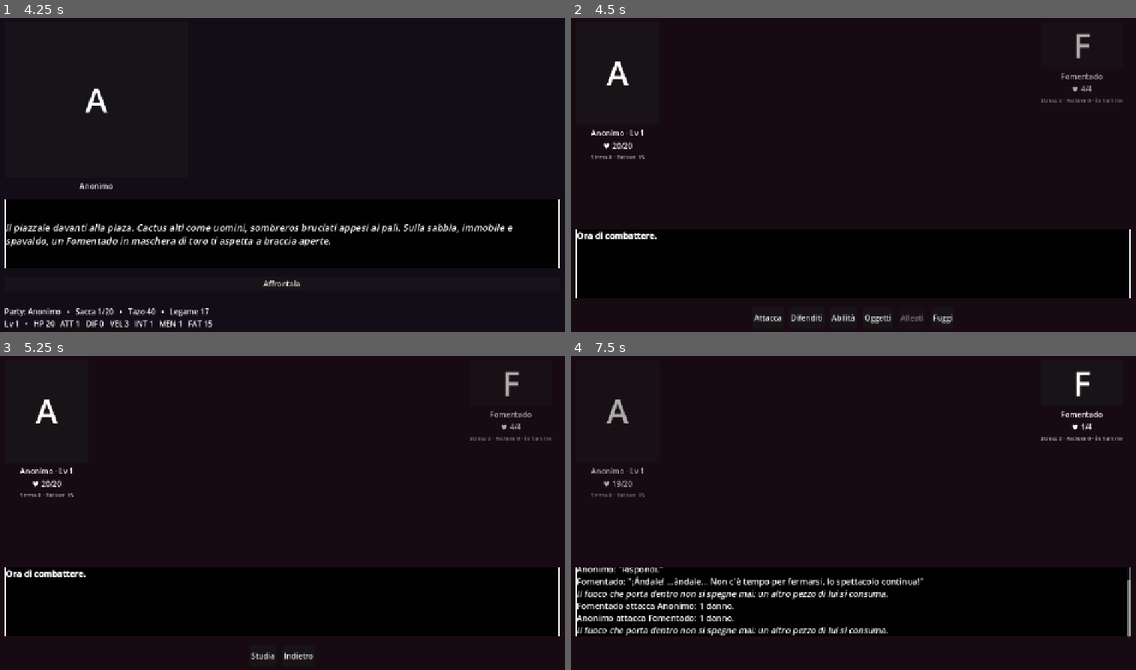
Above: before the commit, frames 1-4 (two rows, left to right).
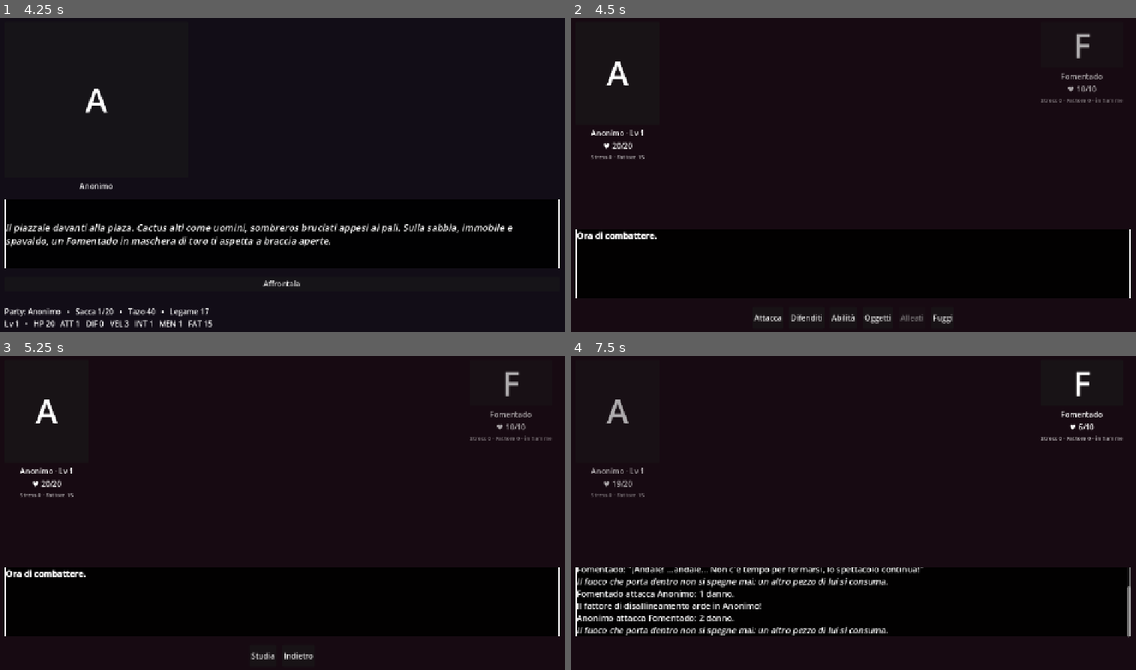
Above: after the commit, the same moments.

Repository: Rio-Chico-Devs/Carnivalz
Game: Godot game, scene res://scenes/Main.tscn
The game is run twice, just before and just after one commit, with the same random seed, the same clock (stepped at 60 frames per second) and the same inputs. This scene is started directly instead of the project's main scene.
Inputs (mouse positions are in pixels of both pictures, inside the frame that each line leads up to):
- Up to frame 1 (4.25 s): click "Taglia per le dune" at 0.5 s; click "Fruga tra i resti" at 1.25 s; click "▸ Continua" at 2 s; click "▸ Continua" at 2.75 s; click "Seguile: che contino pure" at 3.5 s
- Up to frame 2 (4.5 s): click "Affrontala" at 4.25 s
- Up to frame 3 (5.25 s): click "Abilità" at 5 s
- Up to frame 4 (7.5 s): click "Studia" at 5.75 s; tap Enter at 6.5 s; move the mouse to (983, 497) at 6.52 s; click (983, 497) at 6.67 s; click "Attacca" at 7.25 s

Frame 1 is identical in both runs. In frame 2, less than 0.1% of the frame differs, in the area x 87-94%, y 21-24%; in frame 3, less than 0.1%; in frame 4, 3.1%, in the area x 1-100%, y 21-85%.

Commit message:
Ondate senza respiro, Jongo Dongo in due fasi, rebalance degli hp
- Gli hp restano tra uno scontro e il successivo (hp_persistenti) e si
  recuperano solo mettendo piede in una stanza senza agguati: le ondate
  di Meridia diventano uno scontro incessante invece di resettarsi.
  Un nodo puo' chiedere "mantieni_hp" per non far recuperare nemmeno li'.
- Jongo Dongo: 120 hp, evoca 3 ghoul a meta' vita (nuovo mossa_soglia_hp),
  e ha il bastone dalla pietra marcia che infligge decomposizione - ma
  solo se Yara non si e' fatta esplodere addosso a lui (nuovi campi
  richiede_flag/richiede_non_flag e "stato" sulle mosse). Battuto, si
  rialza: seconda fase con jongo_dongo_risorto, 120 hp e solo attacchi
  normali, che riprende con gli hp lasciati dalla prima.
- Rebalance generale degli hp nemici (ghoul 15, teschi 9, sacerdote 36,
  verme del ponte 55, titano 90, ecc). Yara passa da 9 a 16 hp.
- Il sacrificio non parte se non ci sono ghoul da sacrificare.
- I nemici non possono piu' uccidere il party con uno Slaughter.
- Studiando la manifestazione dopo che la pietra ha respinto il sonno:
  "La creatura sembra confusa e in preda alla rabbia."
- Chiedere a Yara di unirsi non rilancia piu' tutto il suo monologo.
- Mappa di Jondoh completata: stanze iniziali (varco, corridoio, fossa,
  sala del raccolto, sala del lamento) e collegamento verso il ponte.
- All'altare, dopo l'Immortale, non c'e' piu' la scelta "leggi l'elenco":
  c'e' una scena, monologo da solo o dialogo con Yara se e' con te.
- Casa Gigante, Teatro e il Carnivalz centrale ora richiedono di aver
  battuto Jongo Dongo oltre ad aver visitato Industriale e Meridia.

Co-Authored-By: Claude Sonnet 5 <noreply@anthropic.com>
Claude-Session: https://claude.ai/code/session_01AE7uzpDH1Lo1PHb29aXJxZ

Diff:
--- a/data/classes.json
+++ b/data/classes.json
@@ -141,7 +141,7 @@
 			"id": "sopravvissuta",
 			"nome": "Yara",
 			"classe": "Alleata temporanea",
-			"hp": 9,
+			"hp": 16,
 			"attacco": 2,
 			"difesa": 1,
 			"velocita": 3,
--- a/data/mappa.json
+++ b/data/mappa.json
@@ -19,7 +19,7 @@
 			"pos": [400, 300],
 			"attivo": true,
 			"richiede_flag": "tutorial_completato",
-			"pianeta_richiede_flags": ["industriale_esplorato", "meridia_esplorata", "quest_teatro", "casa_ricordo_sconfitto"],
+			"pianeta_richiede_flags": ["industriale_esplorato", "meridia_esplorata", "quest_ossidiana"],
 			"file_eventi": "res://data/events.json",
 			"musica": "res://audio/musica/vuoto_jerah.ogg",
 			"musica_campagna": "res://audio/musica/campagna_jerah.ogg",
@@ -36,7 +36,7 @@
 					"nome": "Il Teatro del Passato",
 					"pos": [660, 150],
 					"nascosto": true,
-					"richiede_flags": ["industriale_esplorato", "meridia_esplorata"],
+					"richiede_flags": ["industriale_esplorato", "meridia_esplorata", "quest_ossidiana"],
 					"musica": "res://audio/musica/frattura_teatro.ogg",
 					"file_eventi": "res://data/vuoti/teatro_del_passato.json"
 				},
@@ -45,7 +45,7 @@
 					"nome": "La Casa Gigante",
 					"pos": [900, 400],
 					"nascosto": true,
-					"richiede_flags": ["industriale_esplorato", "meridia_esplorata"],
+					"richiede_flags": ["industriale_esplorato", "meridia_esplorata", "quest_ossidiana"],
 					"musica": "res://audio/musica/frattura_casa.ogg",
 					"file_eventi": "res://data/vuoti/casa_gigante.json"
 				},
--- a/data/personaggi.json
+++ b/data/personaggi.json
@@ -3,7 +3,7 @@
 		{
 			"id": "maschera_vuota",
 			"nome": "Fomentado",
-			"hp": 4,
+			"hp": 10,
 			"attacco": 1,
 			"difesa": 0,
 			"velocita": 2,
@@ -28,7 +28,7 @@
 			"id": "giocoliere",
 			"nome": "El Muy Bonito",
 			"categoria": "particolare",
-			"hp": 7,
+			"hp": 18,
 			"attacco": 2,
 			"difesa": 0,
 			"velocita": 5,
@@ -54,7 +54,7 @@
 		{
 			"id": "comparsa_di_ruggine",
 			"nome": "Oppresso",
-			"hp": 5,
+			"hp": 12,
 			"attacco": 2,
 			"difesa": 1,
 			"velocita": 2,
@@ -75,7 +75,7 @@
 		{
 			"id": "voce_registrata",
 			"nome": "Capocantiere",
-			"hp": 4,
+			"hp": 10,
 			"attacco": 2,
 			"difesa": 0,
 			"velocita": 4,
@@ -95,7 +95,7 @@
 		{
 			"id": "operaio_posseduto",
 			"nome": "Emblema dell'oppressione",
-			"hp": 6,
+			"hp": 14,
 			"attacco": 2,
 			"difesa": 1,
 			"velocita": 3,
@@ -117,7 +117,7 @@
 			"id": "ferraglia_urlante",
 			"nome": "Ferraglia Urlante",
 			"categoria": "particolare",
-			"hp": 8,
+			"hp": 20,
 			"attacco": 2,
 			"difesa": 2,
 			"velocita": 1,
@@ -139,7 +139,7 @@
 			"id": "divoratore",
 			"nome": "Il Divoratore",
 			"categoria": "particolare",
-			"hp": 12,
+			"hp": 30,
 			"attacco": 3,
 			"difesa": 2,
 			"velocita": 2,
@@ -166,7 +166,7 @@
 		{
 			"id": "ghoul",
 			"nome": "Ghoul",
-			"hp": 4,
+			"hp": 15,
 			"attacco": 2,
 			"difesa": 0,
 			"velocita": 3,
@@ -185,7 +185,7 @@
 		{
 			"id": "teschio_errante",
 			"nome": "Teschio Errante",
-			"hp": 3,
+			"hp": 9,
 			"attacco": 2,
 			"difesa": 0,
 			"velocita": 5,
@@ -202,7 +202,7 @@
 			"id": "abominio_marcio",
 			"nome": "Abominio Marcio",
 			"categoria": "particolare",
-			"hp": 10,
+			"hp": 40,
 			"attacco": 3,
 			"difesa": 2,
 			"velocita": 2,
@@ -221,7 +221,7 @@
 		{
 			"id": "madre_in_lacrime",
 			"nome": "Madre in Lacrime",
-			"hp": 5,
+			"hp": 15,
 			"attacco": 2,
 			"difesa": 1,
 			"velocita": 2,
@@ -240,7 +240,7 @@
 		{
 			"id": "stigma",
 			"nome": "Stigma",
-			"hp": 4,
+			"hp": 14,
 			"attacco": 3,
 			"difesa": 0,
 			"velocita": 4,
@@ -259,7 +259,7 @@
 		{
 			"id": "diabolo",
 			"nome": "Diabolo",
-			"hp": 4,
+			"hp": 13,
 			"attacco": 2,
 			"difesa": 1,
 			"velocita": 4,
@@ -278,7 +278,7 @@
 		{
 			"id": "sadico",
 			"nome": "Sadico",
-			"hp": 5,
+			"hp": 16,
 			"attacco": 3,
 			"difesa": 0,
 			"velocita": 3,
@@ -297,7 +297,7 @@
 		{
 			"id": "jongo_dongo",
 			"nome": "Jongo Dongo",
-			"hp": 22,
+			"hp": 120,
 			"attacco": 3,
 			"difesa": 1,
 			"velocita": 3,
@@ -322,6 +322,13 @@
 				"testo_inizio": "Jongo Dongo vacilla: il legame che tiene unita la squadra gli è insopportabile. Qualcosa, in lui, cede all'invidia.",
 				"testo_turno_inerte": "Jongo Dongo si volta, distratto dalla propria rabbia: per un istante non vede nessuno di voi."
 			},
+			"mossa_soglia_hp": {
+				"frazione_hp": 0.5,
+				"tipo": "evoca",
+				"valore": "ghoul",
+				"quantita": 3,
+				"testo": "Jongo Dongo batte tre volte il palmo marcio sull'ossidiana: la terra gli restituisce tre ghoul insieme."
+			},
 			"mosse": [
 				{
 					"id": "colpo_marcio",
@@ -331,6 +338,15 @@
 					"telegrafata": true,
 					"testo_annuncio": "Jongo Dongo solleva l'artiglio marcio, immobile: sta per colpire con tutto il suo peso.",
 					"testo": "Jongo Dongo affonda l'artiglio marcio con tutto il suo peso."
+				},
+				{
+					"id": "bastone_di_pietra_marcia",
+					"tipo": "attacco_forte",
+					"valore": 3,
+					"peso": 2,
+					"stato": "decomposizione",
+					"richiede_non_flag": "oss_yara_esplosa",
+					"testo": "Jongo Dongo cala il bastone dalla pietra marcia: dove tocca, la carne comincia a cedere."
 				},
 				{
 					"id": "grido_del_raccolto",
@@ -363,9 +379,30 @@
 			]
 		},
 		{
+			"id": "jongo_dongo_risorto",
+			"nome": "Jongo Dongo",
+			"hp": 120,
+			"attacco": 4,
+			"difesa": 1,
+			"velocita": 2,
+			"fattore_base": 20,
+			"xp": 80,
+			"tazo": 80,
+			"peso_attacco_normale": 1,
+			"ritratto": "res://art/personaggi/jongo_dongo.png",
+			"descrizione": "Ormai non rimane altro di lui che un corpo marcito che si muove solo grazie a una volontà misteriosa.",
+			"carta": { "id": "carta_jongo_dongo", "nome": "Jongo Dongo", "rarita": "epica", "testo": "\"Un piccolo sacrificio per un grande risultato.\" Lo pensava anche l'ultima volta." },
+			"fonte": true,
+			"convincibile": false,
+			"studio": [
+				{ "osservazione": "Qualcosa sembra risiedere dentro di lui... ah giusto." }
+			],
+			"testo_studio_esaurito": "Qualcosa sembra risiedere dentro di lui... ah giusto."
+		},
+		{
 			"id": "l_immortale",
 			"nome": "???",
-			"hp": 6,
+			"hp": 12,
 			"attacco": 1,
 			"difesa": 0,
 			"velocita": 2,
@@ -384,7 +421,7 @@
 		{
 			"id": "sacerdote_folle",
 			"nome": "Sacerdote Folle",
-			"hp": 12,
+			"hp": 36,
 			"attacco": 3,
 			"difesa": 1,
 			"velocita": 2,
@@ -410,7 +447,7 @@
 		{
 			"id": "divoratore_di_carcasse",
 			"nome": "Divoratore di Carcasse",
-			"hp": 14,
+			"hp": 55,
 			"attacco": 3,
 			"difesa": 1,
 			"velocita": 2,
@@ -437,7 +474,7 @@
 		{
 			"id": "zombie_mostruoso",
 			"nome": "Zombie Mostruoso",
-			"hp": 9,
+			"hp": 22,
 			"attacco": 2,
 			"difesa": 0,
 			"velocita": 1,
@@ -458,7 +495,7 @@
 			"id": "orrore_di_meridia",
 			"nome": "Orrore di Meridia",
 			"categoria": "particolare",
-			"hp": 14,
+			"hp": 34,
 			"attacco": 3,
 			"difesa": 1,
 			"velocita": 2,
@@ -483,7 +520,7 @@
 			"id": "titano_zombie",
 			"nome": "Titano Zombie",
 			"categoria": "particolare",
-			"hp": 40,
+			"hp": 90,
 			"attacco": 4,
 			"difesa": 1,
 			"velocita": 1,
@@ -515,7 +552,7 @@
 		{
 			"id": "zombie_cittadino",
 			"nome": "Zombie Cittadino",
-			"hp": 3,
+			"hp": 8,
 			"attacco": 1,
 			"difesa": 0,
 			"velocita": 1,
@@ -531,7 +568,7 @@
 		{
 			"id": "infetto_rapido",
 			"nome": "Infetto Rapido",
-			"hp": 3,
+			"hp": 7,
 			"attacco": 2,
 			"difesa": 0,
 			"velocita": 5,
@@ -589,7 +626,7 @@
 			"id": "tenero_ricordo",
 			"nome": "Un tenero ricordo",
 			"nome_breve": "la bambola",
-			"hp": 66,
+			"hp": 90,
 			"attacco": 1,
 			"difesa": 0,
 			"velocita": 2,
@@ -751,7 +788,7 @@
 		{
 			"id": "goblin_tipico",
 			"nome": "Goblin Tipico",
-			"hp": 3,
+			"hp": 6,
 			"attacco": 1,
 			"difesa": 0,
 			"velocita": 2,
@@ -770,7 +807,7 @@
 		{
 			"id": "slime_infimo",
 			"nome": "Slime Infimo",
-			"hp": 5,
+			"hp": 8,
 			"attacco": 1,
 			"difesa": 0,
 			"velocita": 1,
@@ -849,7 +886,8 @@
 				"xp_vittoria_alternativa": 40,
 				"oggetto_vittoria_alternativa": "ricordo_del_passato",
 				"prima_fuga_fallisce": true,
-				"testo_fuga_fallita": "La creatura sembra triste... non vuole lasciarti."
+				"testo_fuga_fallita": "La creatura sembra triste... non vuole lasciarti.",
+				"testo_studio_dopo_scudo": "La creatura sembra confusa e in preda alla rabbia."
 			},
 			"studio": [
 				{ "domanda": "Cosa sei... Non ho mai visto qualcosa di simile...", "risposta": "Lasciati andare... Dormi..." },
@@ -861,7 +899,7 @@
 			"id": "goblin_arrabbiato",
 			"nome": "Un goblin terribilmente arrabbiato",
 			"nome_breve": "Goblin Arrabbiato",
-			"hp": 15,
+			"hp": 30,
 			"attacco": 3,
 			"difesa": 0,
 			"velocita": 3,
--- a/data/vuoti/rocca_ossidiana.json
+++ b/data/vuoti/rocca_ossidiana.json
@@ -4,6 +4,11 @@
 		"sfondo": "res://art/mappe_zona/jondoh.png",
 		"flag_completamento": "quest_ossidiana",
 		"stanze": [
+			{ "id": "varco", "nome": "Il varco", "pos": [400, 700] },
+			{ "id": "corridoio_ossidiana", "nome": "Corridoio di ossidiana", "pos": [400, 620] },
+			{ "id": "fossa_oscura", "nome": "La fossa oscura", "pos": [200, 620] },
+			{ "id": "sala_del_raccolto", "nome": "Sala del raccolto", "pos": [600, 620] },
+			{ "id": "sala_del_lamento", "nome": "Sala del lamento", "pos": [600, 540] },
 			{ "id": "cunicolo_1", "nome": "Bivio dei cunicoli", "pos": [400, 320] },
 			{ "id": "cunicolo_2", "nome": "Cunicolo di sinistra", "pos": [220, 220] },
 			{ "id": "piazza_sotterranea", "nome": "Piazza sotterranea", "pos": [100, 120] },
@@ -12,6 +17,13 @@
 			{ "id": "ponte_approccio", "nome": "Il grande ponte marcio", "pos": [400, 460] }
 		],
 		"connessioni": [
+			["varco", "corridoio_ossidiana"],
+			["corridoio_ossidiana", "fossa_oscura"],
+			["corridoio_ossidiana", "sala_del_raccolto"],
+			["sala_del_raccolto", "sala_del_lamento"],
+			["sala_del_lamento", "cunicolo_1"],
+			["sala_del_lamento", "ponte_approccio"],
+			["cunicolo_1", "ponte_approccio"],
 			["cunicolo_1", "cunicolo_2"],
 			["cunicolo_1", "cunicolo_3"],
 			["cunicolo_2", "piazza_sotterranea"],
@@ -144,9 +156,20 @@
 			],
 			"centro": "sopravvissuta",
 			"scelte": [
-				{ "testo": "Chiedile di unirsi a te", "richiede_non_flag": "oss_compagna_reclutata", "recluta_temporaneo": "sopravvissuta", "livello_alleato": 5, "una_tantum": "oss_compagna_reclutata", "vai": "piazza_sotterranea" },
+				{ "testo": "Chiedile di unirsi a te", "richiede_non_flag": "oss_compagna_reclutata", "recluta_temporaneo": "sopravvissuta", "livello_alleato": 5, "una_tantum": "oss_compagna_reclutata", "vai": "yara_si_unisce" },
 				{ "testo": "Torna al cunicolo", "vai": "cunicolo_2" },
 				{ "testo": "Torna alla mappa", "torna_a_mappa": true }
+			]
+		},
+		"yara_si_unisce": {
+			"sequenza": [
+				{ "tipo": "dialogo", "chi": "sopravvissuta", "testo": "Va bene. Non perché mi fidi di te: perché da sola non ci sono mai arrivata." },
+				{ "tipo": "dialogo", "chi": "sopravvissuta", "testo": "Vado avanti io quando serve. Tu bada a non morire." }
+			],
+			"centro": "sopravvissuta",
+			"scelte": [
+				{ "testo": "Torna al cunicolo", "vai": "cunicolo_2" },
+				{ "testo": "Apri la mappa", "torna_a_mappa": true }
 			]
 		},
 		"cargo_abbandonato": {
@@ -277,13 +300,43 @@
 			"testo": "Si narra di esseri nati dal bitume più nero, che vivono negli incubi delle persone.\n\nEsseri abietti che  …(315 unchanged characters)…
 			"flag": "oss_cripta_superata",
 			"scelte": [
-				{ "testo": "Leggi l'elenco dei sacrificati", "vai": "altare_dei_sacrifici", "una_tantum": "oss_elenco", "oggetto": "elenco_dei_sacrificati" },
+				{ "testo": "Continua", "richiede_flag": "oss_compagna_reclutata", "vai": "altare_con_yara", "una_tantum": "oss_elenco", "oggetto": "elenco_dei_sacrificati" },
+				{ "testo": "Continua", "richiede_non_flag": "oss_compagna_reclutata", "vai": "altare_da_solo", "una_tantum": "oss_elenco", "oggetto": "elenco_dei_sacrificati" },
+				{ "testo": "Scendi verso il trono", "richiede_flag": "oss_elenco", "vai": "altare_gia_visto" }
+			]
+		},
+		"altare_gia_visto": {
+			"testo": "L'altare è come l'hai lasciato: candele consumate, l'elenco chiuso, la scalinata che scende verso la luce rossastra.",
+			"scelte": [
 				{ "testo": "Scendi verso il trono", "richiede_flag": "oss_compagna_reclutata", "vai": "trono_marcio_con_compagna" },
 				{ "testo": "Scendi verso il trono", "richiede_non_flag": "oss_compagna_reclutata", "vai": "trono_marcio_senza_compagna" },
 				{ "testo": "Torna alla cripta", "richiede_flag": "oss_compagna_reclutata", "vai": "cripta_con_compagna" },
 				{ "testo": "Torna alla cripta", "richiede_non_flag": "oss_compagna_reclutata", "vai": "cripta_senza_compagna" }
 			]
 		},
+		"altare_da_solo": {
+			"sequenza": [
+				{ "tipo": "dialogo", "chi": "anonimo", "testo": "Quella creatura non era pericolosa... eppure sembrava impossibile infliggergli del danno vero... anche se... sembrava comunque soffrire..." }
+			],
+			"espr_sinistra": "pensiero",
+			"scelte": [
+				{ "testo": "Scendi verso il trono", "vai": "trono_marcio_senza_compagna" },
+				{ "testo": "Torna alla cripta", "vai": "cripta_senza_compagna" }
+			]
+		},
+		"altare_con_yara": {
+			"sequenza": [
+				{ "tipo": "dialogo", "chi": "sopravvissuta", "testo": "Povera creatura... Cosa pensi sia successo a quella cosa?" },
+				{ "tipo": "dialogo", "chi": "anonimo", "testo": "Questo posto... è qualcosa che non dovrebbe esistere... Non ho risposte alla tua domanda..." },
+				{ "tipo": "dialogo", "chi": "sopravvissuta", "testo": "Non perdonerò mai chi ha causato tutto questo." },
+				{ "tipo": "dialogo", "chi": "anonimo", "testo": "..." }
+			],
+			"centro": "sopravvissuta",
+			"scelte": [
+				{ "testo": "Scendi verso il trono", "vai": "trono_marcio_con_compagna" },
+				{ "testo": "Torna alla cripta", "vai": "cripta_con_compagna" }
+			]
+		},
 		"trono_marcio_senza_compagna": {
 			"sequenza": [
 				{ "tipo": "dialogo", "chi": "anonimo", "testo": "Sei tu il responsabile di tutto questo?" },
@@ -292,7 +345,7 @@
 			"centro": "jongo_dongo",
 			"espr_centro": "decisa",
 			"scelte": [
-				{ "testo": "Affrontalo", "combatti": ["jongo_dongo"], "se_vinci": "vittoria", "se_perdi": "sconfitta_boss" }
+				{ "testo": "Affrontalo", "combatti": ["jongo_dongo"], "se_vinci": "jongo_prima_caduta", "se_perdi": "sconfitta_boss" }
 			]
 		},
 		"trono_marcio_con_compagna": {
@@ -309,9 +362,22 @@
 			"centro": "jongo_dongo",
 			"espr_centro": "decisa",
 			"congeda": "sopravvissuta",
-			"scelte": [
-				{ "testo": "Affrontalo", "combatti": ["jongo_dongo"], "se_vinci": "vittoria", "se_perdi": "sconfitta_boss" }
-			]
+			"flag": "oss_yara_esplosa",
+			"scelte": [
+				{ "testo": "Affrontalo", "combatti": ["jongo_dongo"], "se_vinci": "jongo_prima_caduta", "se_perdi": "sconfitta_boss" }
+			]
+		},
+		"jongo_prima_caduta": {
+			"sequenza": [
+				{ "tipo": "dialogo", "chi": "anonimo", "testo": "Finalmente questa storia ha una fine." },
+				{ "tipo": "dialogo", "chi": "anonimo", "testo": "... Come mai non percepisco alcun cambiamento?" },
+				{ "tipo": "narrazione", "testo": "Jongo Dongo si rialza." },
+				{ "tipo": "dialogo", "chi": "jongo_dongo", "testo": "..." },
+				{ "tipo": "dialogo", "chi": "anonimo", "testo": "... Come fa ad essere ancora in piedi?!" }
+			],
+			"centro": "jongo_dongo",
+			"mantieni_hp": true,
+			"combattimento_automatico": { "nemici": ["jongo_dongo_risorto"], "se_vinci": "vittoria", "se_perdi": "sconfitta_boss" }
 		},
 		"vittoria": {
 			"testo": "Jongo Dongo cade in ginocchio, poi si sfalda: la maledizione che lo teneva in piedi si scioglie insieme a  …(262 unchanged characters)…
--- a/scripts/Combattimento.gd
+++ b/scripts/Combattimento.gd
@@ -171,6 +171,10 @@
 	var e_protagonista := giocatore and id_personaggio == GameState.id_protagonista
 	var hp_max := int(GameState.stat_di("hp")) if e_protagonista \
 			else int(dati.get("hp", GameState.regole.get("hp_base", 5)))
+	var hp_iniziali := hp_max
+	if giocatore and GameState.hp_persistenti.has(id_personaggio):
+		# scontri incatenati: si riprende con i punti vita lasciati dal precedente
+		hp_iniziali = clampi(int(GameState.hp_persistenti[id_personaggio]), 1, hp_max)
 	var scheda := VBoxContainer.new()
 	var ritratto := SCENA_RITRATTO.instantiate()
 	scheda.add_child(ritratto)
@@ -212,7 +216,7 @@
 		"indice": combattenti.size(),
 		"id": id_personaggio,
 		"nome": dati.get("nome_breve", dati.get("nome", id_personaggio)),
-		"hp": hp_max,
+		"hp": hp_iniziali,
 		"hp_max": hp_max,
 		"attacco": GameState.stat_di("attacco") if e_protagonista else int(dati.get("attacco", 1)),
 		"difesa": GameState.stat_di("difesa") if e_protagonista else int(dati.get("difesa", 0)),
@@ -236,6 +240,7 @@
 		"difesa_accumulo": 0.0,
 		"mossa_in_carica": {},
 		"crisi_turni_rimasti": 0,
+		"soglia_gia_scattata": false,
 		"ultimo_danno_subito": 0,
 		"colpi_incassati": 0,
 		"gamba_rotta_turni": 0,
@@ -543,8 +548,13 @@
 	if scambi.is_empty():
 		scrivi("[i]%s non sembra rispondere ad alcun quesito.[/i]" % bersaglio.nome)
 	elif dati.has("testo_studio_esaurito") and int(bersaglio.volte_studiato) > scambi.size():
-		# il pool di scambi e' finito: non si ricomincia da capo all'infinito
-		scrivi("[i]%s[/i]" % String(dati["testo_studio_esaurito"]))
+		# il pool di scambi e' finito: non si ricomincia da capo all'infinito.
+		# Se pero' il suo colpo fatale e' gia' stato respinto, non e' piu' lei a
+		# confondere te: sei tu a vedere lei per quello che e' diventata
+		var testo_esaurito := String(dati["testo_studio_esaurito"])
+		if incontro_tentativi_morfeo > 0 and dati.get("incontro_scriptato", {}).has("testo_studio_dopo_scudo"):
+			testo_esaurito = String(dati["incontro_scriptato"]["testo_studio_dopo_scudo"])
+		scrivi("[i]%s[/i]" % testo_esaurito)
 	else:
 		var scambio: Dictionary = scambi[indice_studio % scambi.size()]
 		indice_studio += 1
@@ -783,6 +793,17 @@
 		in_corso = false
 		return
 	scrivi(String(dati_frenesia.get("testo_conteggio", "%d...")) % conteggio_frenesia)
+
+func verifica_mossa_soglia(nemico: Dictionary) -> bool:
+	# alcuni boss cambiano marcia a meta' vita: una mossa forzata, una volta sola
+	var dati: Dictionary = GameState.personaggi.get(nemico.id, {}).get("mossa_soglia_hp", {})
+	if dati.is_empty() or nemico.get("soglia_gia_scattata", false):
+		return false
+	if float(nemico.hp) / float(nemico.hp_max) > float(dati.get("frazione_hp", 0.5)):
+		return false
+	nemico.soglia_gia_scattata = true
+	esegui_mossa(nemico, dati)
+	return true
 
 func verifica_dialogo_soglia(bersaglio: Dictionary) -> void:
 	var dati: Dictionary = GameState.personaggi.get(bersaglio.id, {}).get("dialogo_soglia_hp", {})
@@ -902,6 +923,8 @@
 		return
 	if verifica_crisi_gelosia(nemico):
 		return
+	if verifica_mossa_soglia(nemico):
+		return
 	if not nemico.mossa_in_carica.is_empty():
 		# la mossa annunciata il turno scorso arriva ora, garantita: chi ha
 		# avuto l'avviso ha avuto anche il tempo di reagire
@@ -916,8 +939,15 @@
 	var mosse_usate: Array = nemico.mosse_usate
 	var mosse: Array = []
 	for mossa in nemico.mosse:
-		if not (mossa.get("una_tantum", false) and String(mossa.get("id", "")) in mosse_usate):
-			mosse.append(mossa)
+		if mossa.get("una_tantum", false) and String(mossa.get("id", "")) in mosse_usate:
+			continue
+		if String(mossa.get("tipo", "")) == "sacrificio" and vivi_alleati_di(nemico).is_empty():
+			continue  # non c'e' nessuno da sacrificare: la mossa non parte proprio
+		if mossa.has("richiede_non_flag") and GameState.ha_flag(String(mossa["richiede_non_flag"])):
+			continue  # qualcosa, nella storia, gli ha tolto questa possibilita'
+		if mossa.has("richiede_flag") and not GameState.ha_flag(String(mossa["richiede_flag"])):
+			continue
+		mosse.append(mossa)
 	if not mosse.is_empty():
 		var totale: int = int(nemico.peso_attacco_normale)
 		for mossa in mosse:
@@ -949,7 +979,10 @@
 		"difendi":
 			difendi(nemico)
 		"attacco_forte":
-			attacca(nemico, bersaglio_giocatore_casuale(), int(mossa.get("valore", nemico.attacco)))
+			var vittima_forte := bersaglio_giocatore_casuale()
+			attacca(nemico, vittima_forte, int(mossa.get("valore", nemico.attacco)))
+			if mossa.has("stato") and not vittima_forte.is_empty() and vittima_forte.hp > 0:
+				applica_stato(vittima_forte, String(mossa["stato"]))
 		"meta_vita":
 			# toglie sempre meta' dei punti vita attuali del bersaglio, ignorando
 			# difese e livello; sotto una soglia minima e' invece un KO secco
@@ -1353,6 +1386,8 @@
 	# chi trae forza dallo stress (resistenza "invertita") o ne e' immune non puo' essere finito cosi'
 	if bersaglio.hp <= 0:
 		return false
+	if bersaglio.giocatore:
+		return false  # il colpo di fortuna non uccide mai il party: solo i nemici comuni
 	if not bersaglio.giocatore:
 		# solo i nemici comuni: boss, miniboss, creature particolari e incontri
 		# scriptati (la manifestazione) non si liquidano mai con un colpo di
@@ -1622,6 +1657,9 @@
 		if combattente.giocatore:
 			GameState.modifica_stress(combattente.id,
 					combattente.stress - GameState.stress_di(combattente.id))
+			# i punti vita rimasti valgono per l'eventuale scontro incatenato
+			# subito dopo; Main li azzera appena si respira in una stanza
+			GameState.hp_persistenti[combattente.id] = maxi(int(combattente.hp), 1)
 	# le destinazioni vanno lette PRIMA di premia/annulla, che le azzerano
 	var dopo_vittoria := GameState.nodo_se_vinci
 	var dopo_vittoria_eroe := GameState.nodo_se_vinci_eroe
--- a/scripts/GameState.gd
+++ b/scripts/GameState.gd
@@ -85,6 +85,11 @@
 var passive_sbloccate: Array[String] = []
 var passive_da_notificare: Array[String] = []  # svuotato da chi le mostra a schermo
 var nodi_visitati: Array[String] = []    # per contare l'esplorazione (una volta per stanza)
+
+# hp che il party si porta dietro da uno scontro al successivo, finche' gli
+# scontri si incatenano senza respiro (ondate di agguati, fasi di un boss).
+# Si azzera appena si mette piede in una stanza in pace: li' si recupera tutto.
+var hp_persistenti: Dictionary = {}      # id classe -> hp rimasti
 
 # Collezioni (meta-progressione): si popolano da sole e sopravvivono alle
 # campagne. Album delle carte, bestiario, compendio degli oggetti.
@@ -262,6 +267,7 @@
 	passive_sbloccate.clear()
 	passive_da_notificare.clear()
 	nodi_visitati.clear()
+	hp_persistenti.clear()
 	sacca.clear()
 	collezionabili.clear()
 	chiavi.clear()
--- a/scripts/Main.gd
+++ b/scripts/Main.gd
@@ -111,6 +111,13 @@
 				GameState.prepara_combattimento(gruppo, id_nodo, "", agguato.get("se_perdi", ""), id_nodo)
 				get_tree().change_scene_to_file(SCENA_COMBATTIMENTO)
 				return
+	# nessun agguato e' scattato: qui si respira, e il party recupera tutto.
+	# Finche' gli scontri si incatenano (ondate), invece, gli hp restano quelli
+	# lasciati dallo scontro precedente. Un nodo puo' chiedere esplicitamente di
+	# non far recuperare ("mantieni_hp"): serve alle fasi di uno stesso scontro,
+	# dove in mezzo c'e' solo una scena e non una vera pausa
+	if not nodo.get("mantieni_hp", false):
+		GameState.hp_persistenti.clear()
 	aggiorna_palco(nodo)
 	aggiorna_stato()
 	if nodo.get("espulsione_automatica", false):
Not shown, changed: README.md
